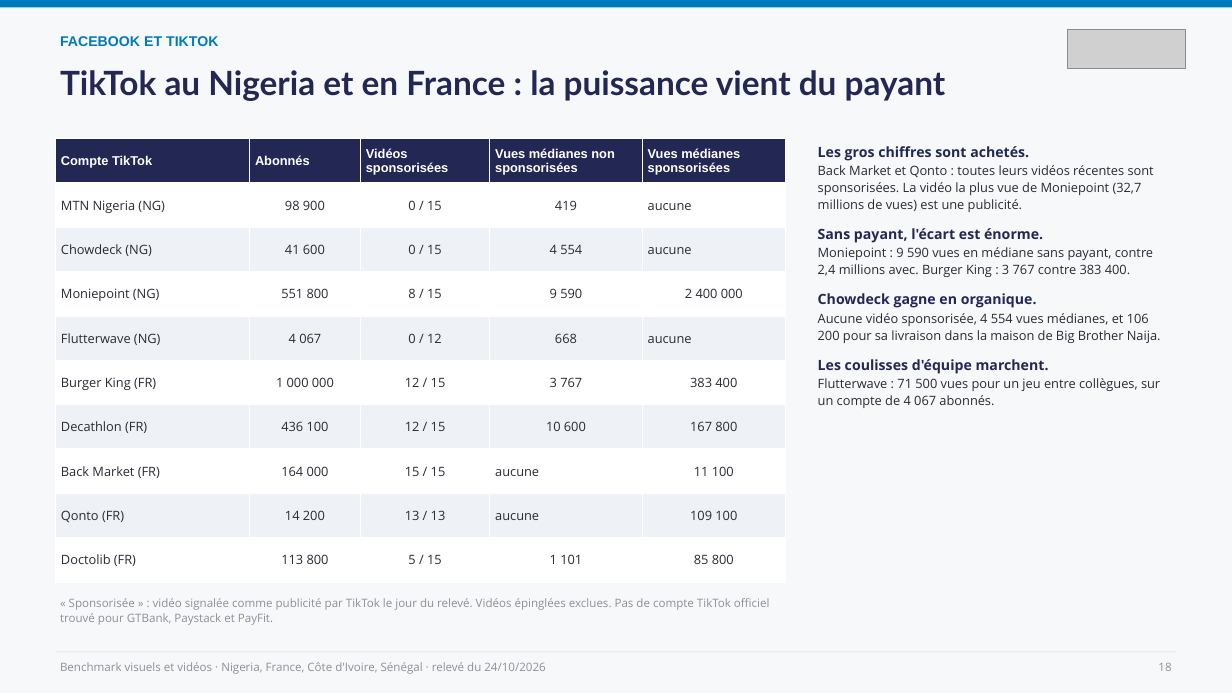
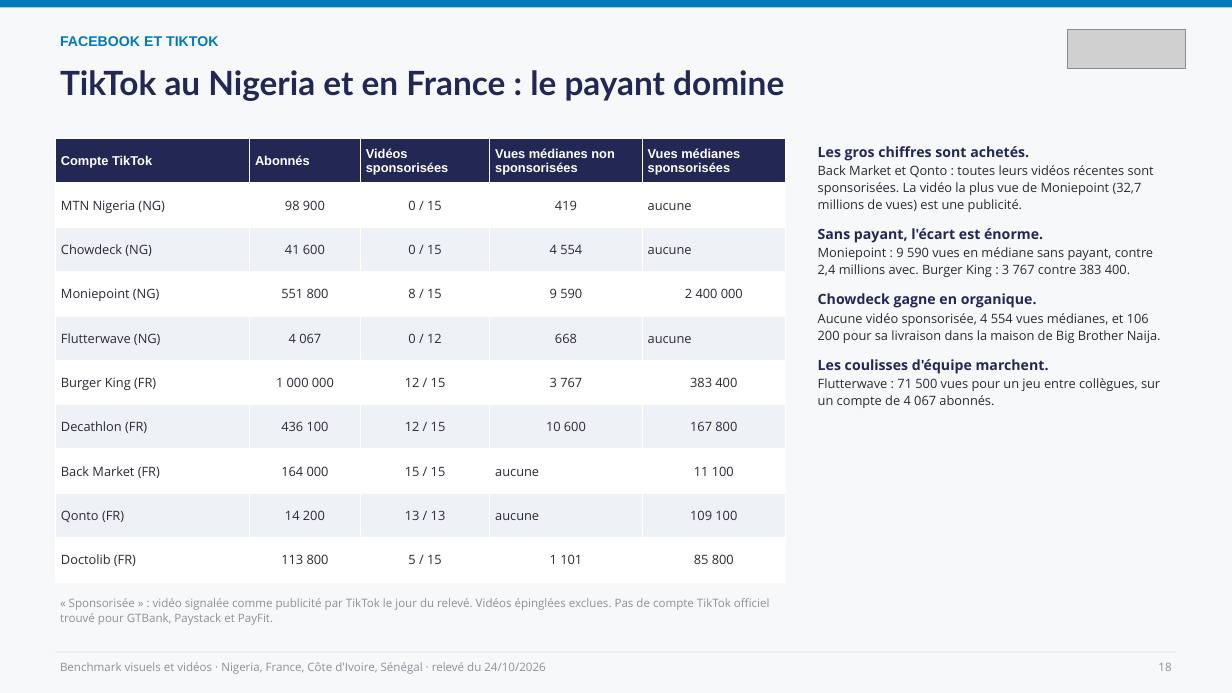
Before and after one commit to leslita06/fatima-unifood-fictif, a slide deck: slide 18 of benchmark-visuels/2026-10-24_benchmark-visuels-videos.pptx. Drawn at 1232x693 pixels with LibreOffice and Linux fonts; fonts in the diff are those of the drawing; grey boxes stand for pictures. Boxes give left, top, right and bottom in pixels: in the first picture for what was removed or moved away, otherwise in the second. Text is boxed around its words. In the diff, an @@ line names an element or a change of style, - is before the commit and + after.

```diff
--- a/benchmark-visuels/2026-10-24_benchmark-visuels-videos.pptx
+++ b/benchmark-visuels/2026-10-24_benchmark-visuels-videos.pptx
@@ text at (60,70,784,101): text changed @@
-TikTok au Nigeria et en France : la puissance vient du payant
+TikTok au Nigeria et en France : le payant domine
```
Also in this commit, not shown: 1 other slide changed.
